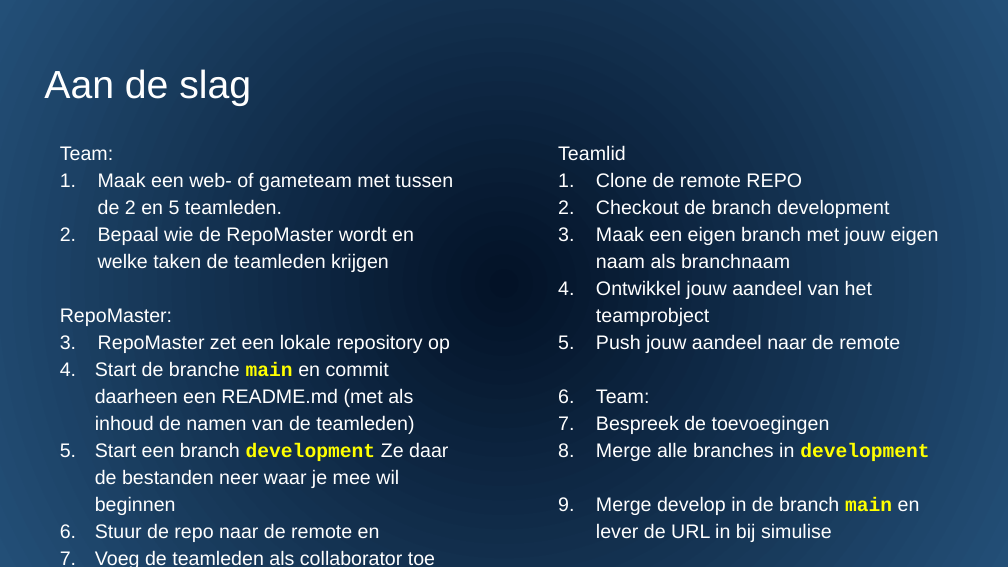
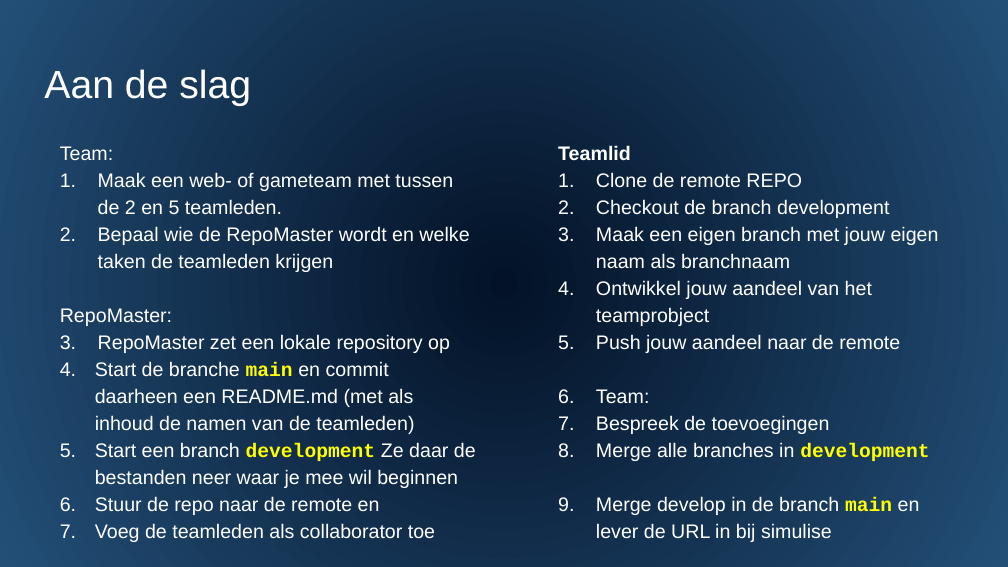
Before and after one commit to djsjollema/lessen-gamedevelopment, a slide deck: slide 18 of M2/Skill/4-Workflow/PowerPoint/4 workflow.pptx (slide 14 before the commit). Drawn at 1008x567 pixels with LibreOffice and Linux fonts; fonts in the diff are those of the drawing. Boxes give left, top, right and bottom in pixels: in the first picture for what was removed or moved away, otherwise in the second. Text is boxed around its words. In the diff, an @@ line names an element or a change of style, - is before the commit and + after.

```diff
--- a/M2/Skill/4-Workflow/PowerPoint/4 workflow.pptx
+++ b/M2/Skill/4-Workflow/PowerPoint/4 workflow.pptx
@@ text "Team:" rewrapped from <box>60,146,453,567</box> to <box>60,146,476,515</box> @@
@@ text at <box>558,145,631,160</box>: bold on in "Teamlid" @@
```
Also in this commit, not shown: 3 other slides changed, 4 slides added, 1 other file.
